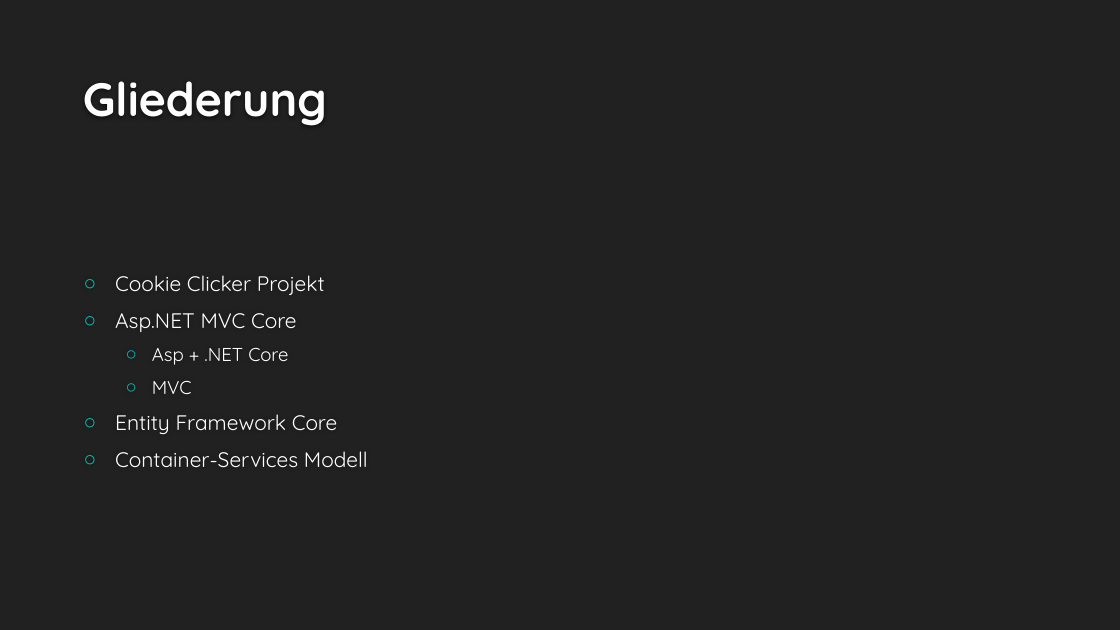
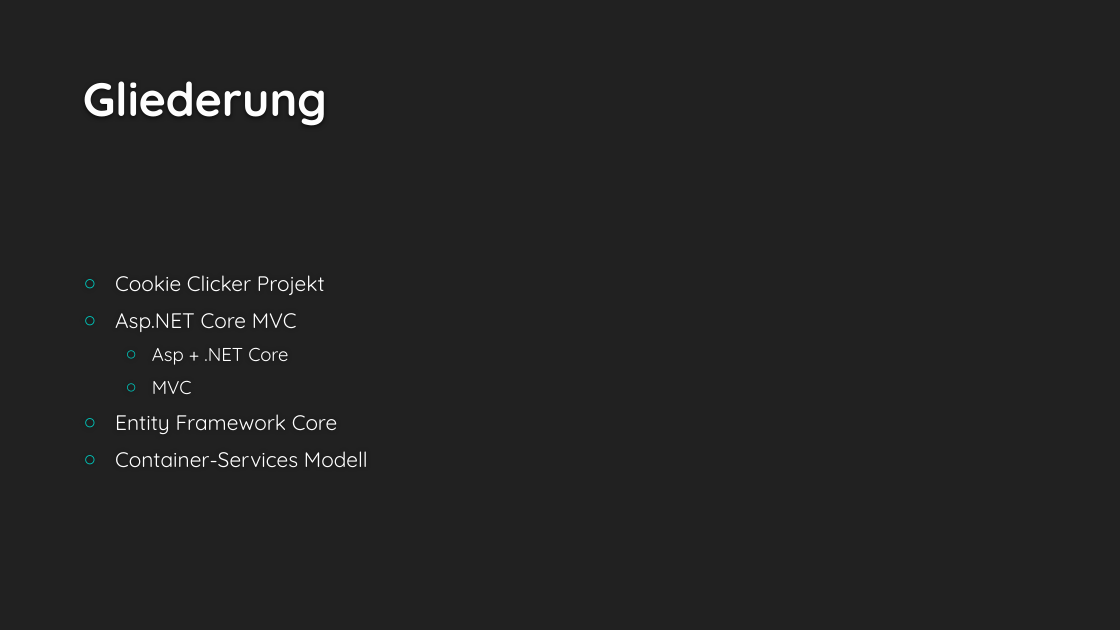
Before and after one commit to MarioCake/AS_Abgaben, a slide deck: slide 2 of Projekt/Präsentation/Cookie Clicker.pptx. Drawn at 1120x630 pixels with LibreOffice and Linux fonts; fonts in the diff are those of the drawing; background and template pictures are left out. Boxes give left, top, right and bottom in pixels: in the first picture for what was removed or moved away, otherwise in the second. Text is boxed around its words. In the diff, an @@ line names an element or a change of style, - is before the commit and + after.

```diff
--- a/Projekt/Präsentation/Cookie Clicker.pptx
+++ b/Projekt/Präsentation/Cookie Clicker.pptx
@@ text at <box>115,313,297,332</box>: text changed @@
-○ Asp.NET MVC Core
+○ Asp.NET Core MVC
```
Also in this commit, not shown: 4 other slides changed, 12 slides added.
